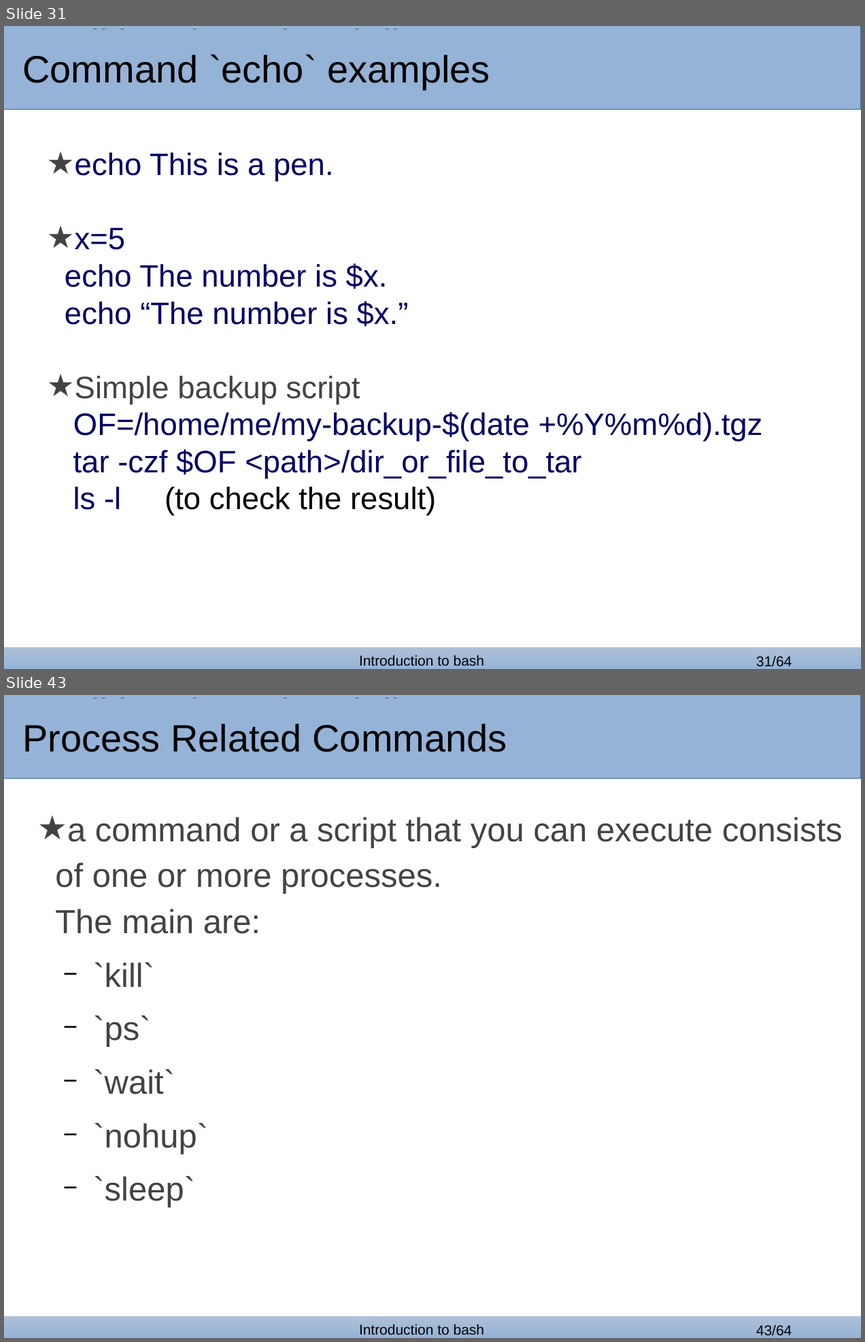
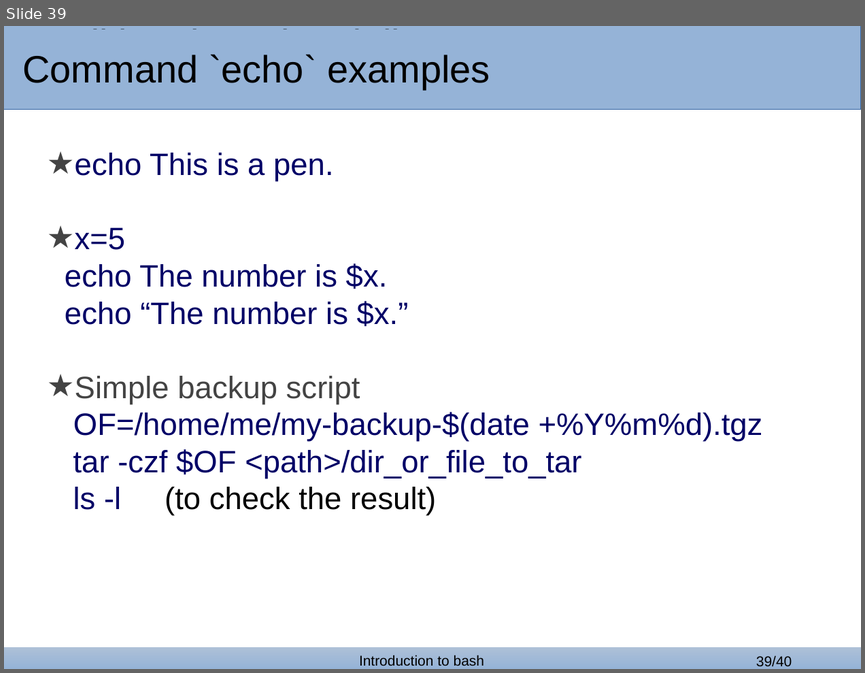
Before and after one commit to bertocco/abilita_info_units_1920, a slide deck: lezioni/bash_lessons/bash_1.odp. Shown one above the other, each under a label of ours: slides 31 and 43 before the commit, slide 39 after it; the slides between them are not shown. The pictures are 865x1342 and 865x673 pixels, drawn with LibreOffice and Linux fonts; fonts in the diff are those of the drawing; background and template pictures are left out. Boxes give left, top, right and bottom in pixels: in the first picture for what was removed or moved away, otherwise in the second. Text is boxed around its words. In the diff, an @@ line names an element or a change of style, - is before the commit and + after.

```diff
--- a/lezioni/bash_lessons/bash_1.odp
+++ b/lezioni/bash_lessons/bash_1.odp
@@ slide 43 removed at (4, 695, 861, 1338), background #FFFFFF; not listed: 4 template elements that a slide beside it also shows @@
@@ rectangle removed at (4, 698, 707, 775) @@
-Process Related Commands
@@ title removed at (22, 698, 472, 733) @@
-Traditional service delivery
@@ text removed at (55, 817, 842, 1207) @@
-★ a command or a script that you can execute consists of one or more processes.
-The main are:
-  − `kill`
-  − `ps`
-  − `wait`
-  − `nohup`
-  − `sleep`
@@ what was slide 31 is now slide 39 @@
@@ page number at (756, 656, 791, 667): text changed @@
-31/64
+39/40
```
Also in this commit, not shown: 5 slides changed, 9 slides added, 32 other slides removed, 1 other file.
